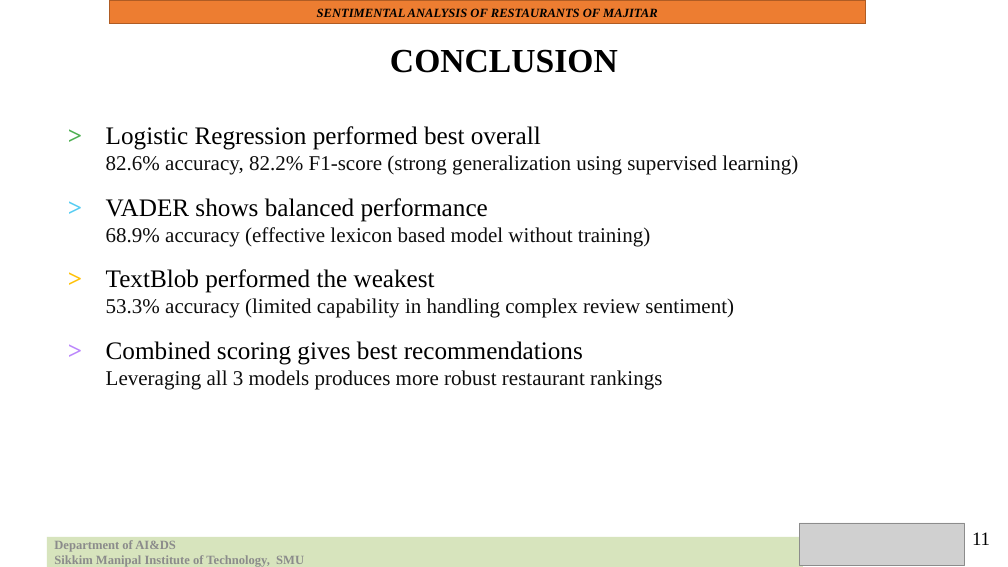
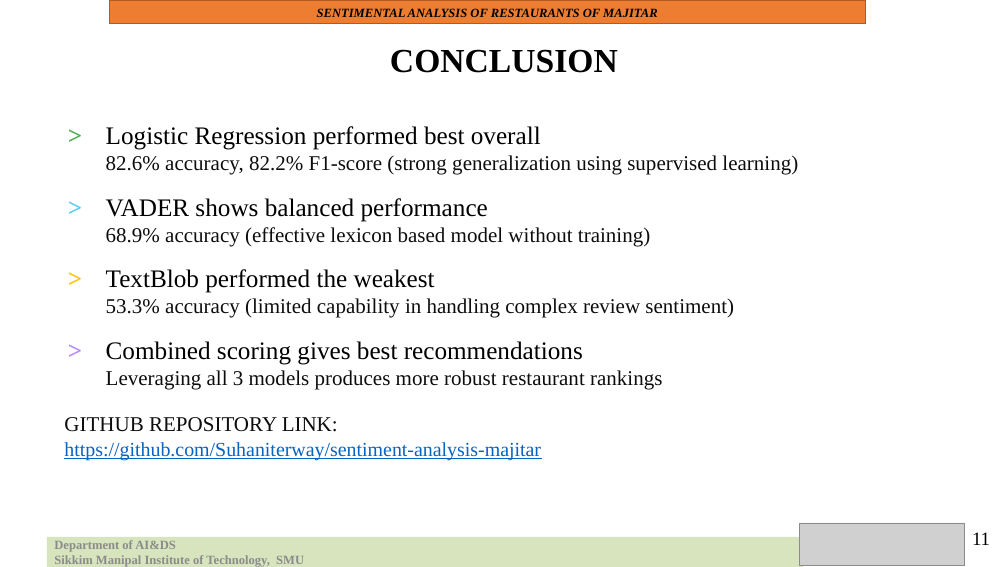
Before and after one commit to Suhaniterway/sentiment-analysis-majitar, a slide deck: slide 13 of tanlp.pptx. Drawn at 1008x567 pixels with LibreOffice and Linux fonts; fonts in the diff are those of the drawing; grey boxes stand for pictures. Boxes give left, top, right and bottom in pixels: in the first picture for what was removed or moved away, otherwise in the second. Text is boxed around its words. In the diff, an @@ line names an element or a change of style, - is before the commit and + after.

Commit message:
Updated tanlp presentation

```diff
--- a/tanlp.pptx
+++ b/tanlp.pptx
@@ text added at [64, 417, 541, 460], 19 pt, text #0563C1, underline @@
+GITHUB REPOSITORY LINK:
+https://github.com/Suhaniterway/sentiment-analysis-majitar
```
